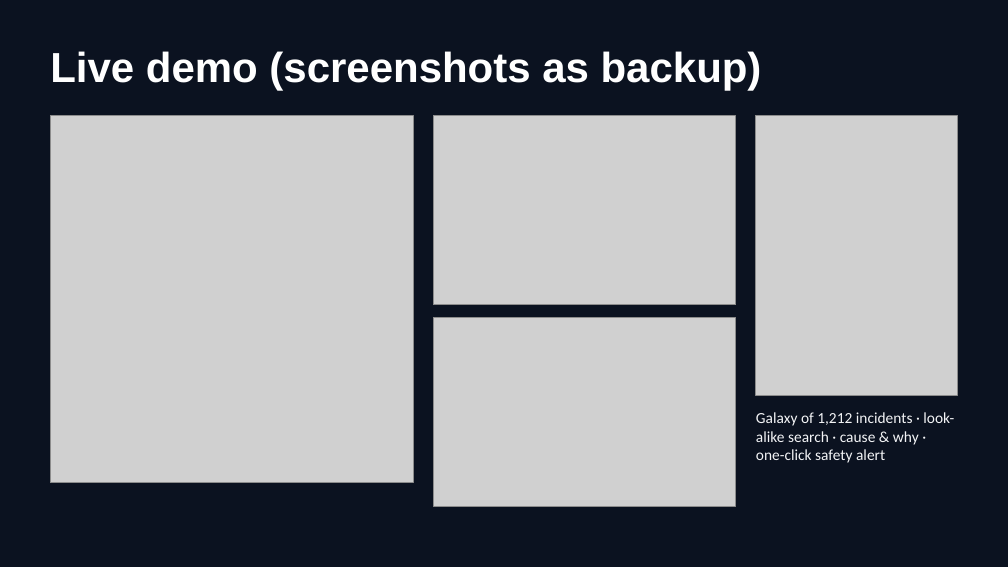
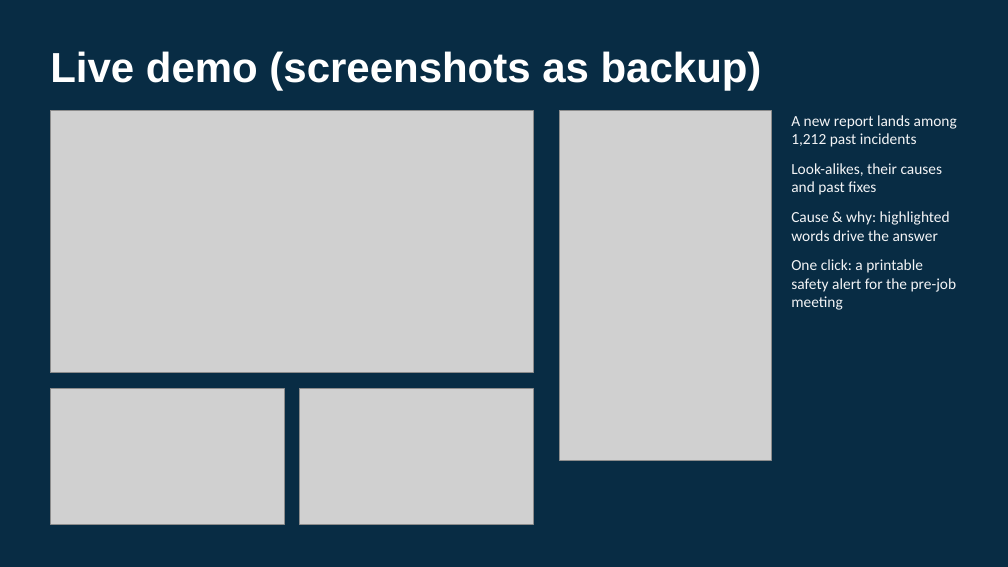
Before and after one commit to Epinore/incident-lens, a slide deck: slide 4 of slides/Team 2 slides.pptx. Drawn at 1008x567 pixels with LibreOffice and Linux fonts; fonts in the diff are those of the drawing; grey boxes stand for pictures. Boxes give left, top, right and bottom in pixels: in the first picture for what was removed or moved away, otherwise in the second. Text is boxed around its words. In the diff, an @@ line names an element or a change of style, - is before the commit and + after.

```diff
--- a/slides/Team 2 slides.pptx
+++ b/slides/Team 2 slides.pptx
@@ background #0B1220 to #082C44 @@
@@ picture: place and size @@
-picture at (50, 116, 413, 483)
+picture at (50, 111, 533, 373)
@@ picture removed at (433, 116, 736, 305) @@
@@ picture added at (559, 111, 771, 461) @@
@@ picture removed at (756, 116, 958, 395) @@
@@ text at (791, 115, 957, 310): text changed @@
-Galaxy of 1,212 incidents · look-alike search · cause & why · one-click safety alert
+A new report lands among 1,212 past incidents
+Look-alikes, their causes and past fixes
+Cause & why: highlighted words drive the answer
+One click: a printable safety alert for the pre-job meeting
@@ picture removed at (433, 318, 736, 507) @@
@@ picture added at (50, 388, 284, 524) @@
@@ picture added at (299, 388, 533, 524) @@
```
Also in this commit, not shown: 4 other slides changed, 12 other files.
